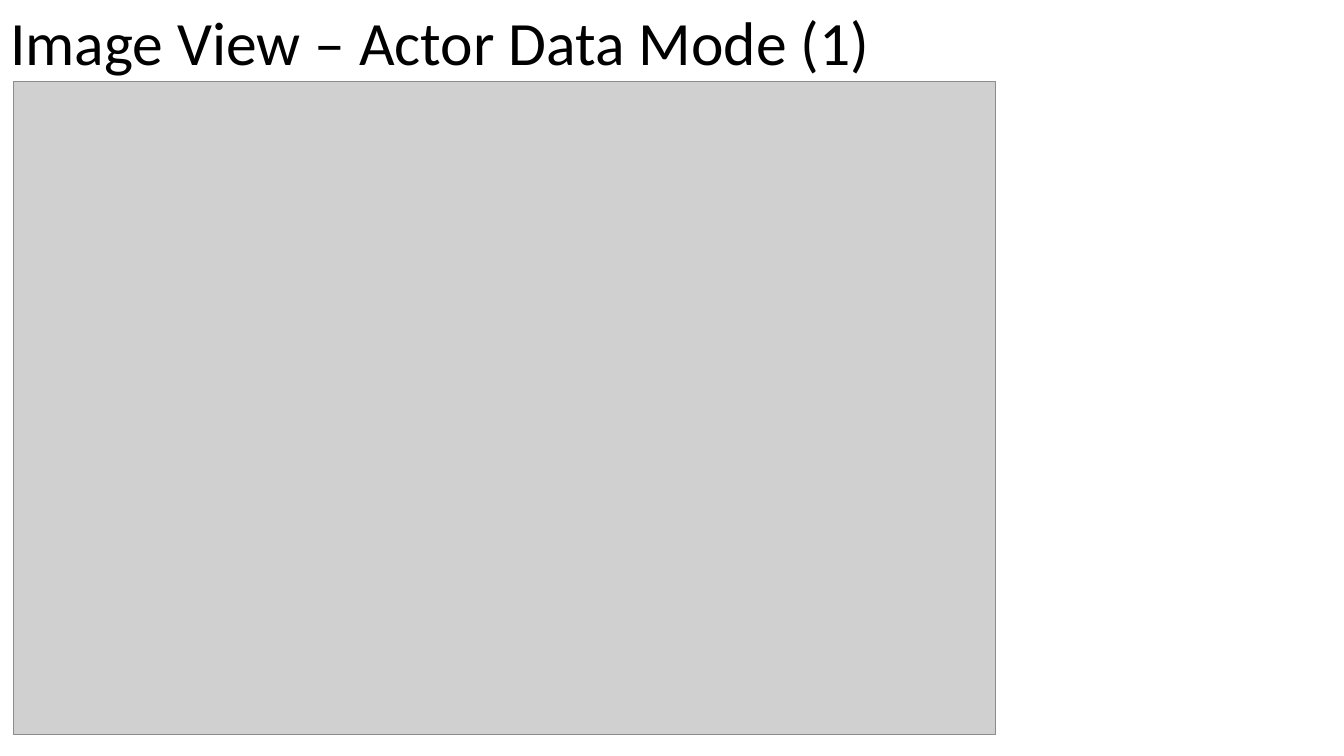
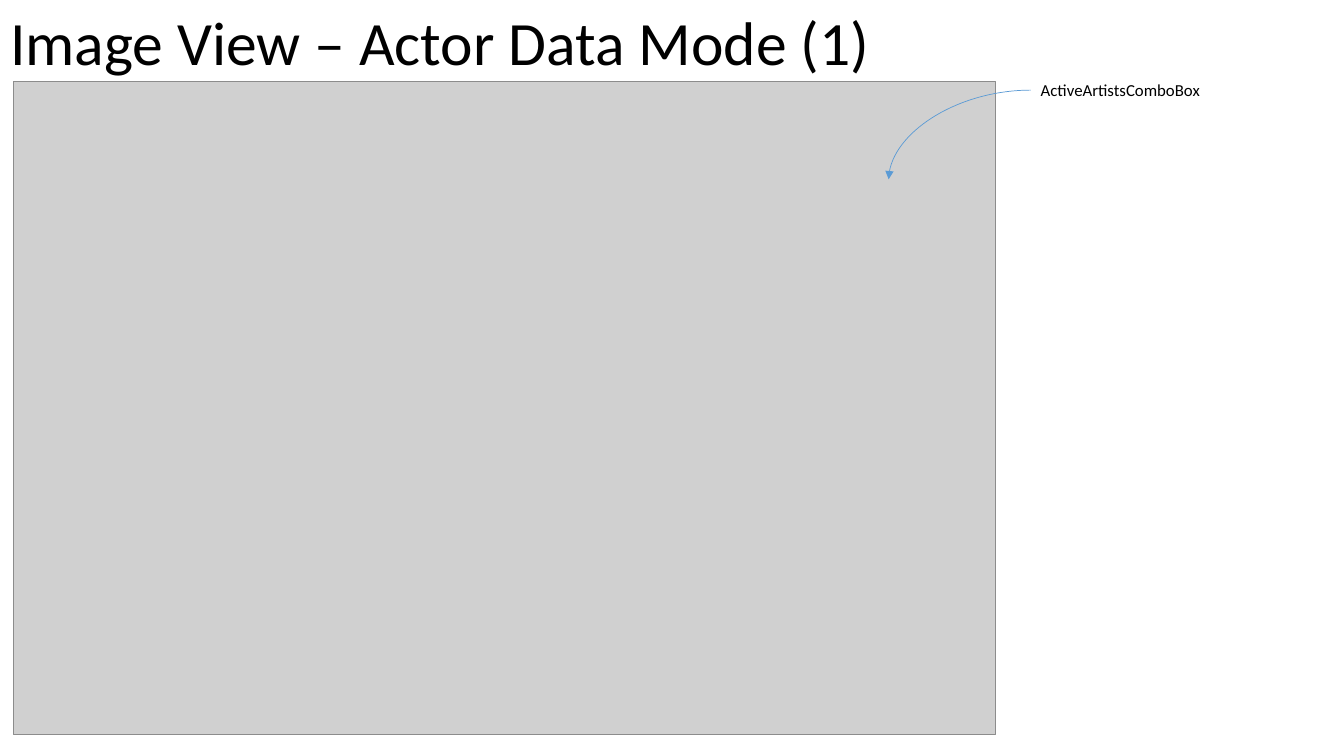
Before and after one commit to SamBergase/PhotoEditor00002, a slide deck: slide 8 of Documentation/SSDD-PhotoEditor.pptx (slide 7 before the commit). Drawn at 1344x756 pixels with LibreOffice and Linux fonts; fonts in the diff are those of the drawing; grey boxes stand for pictures. Boxes give left, top, right and bottom in pixels: in the first picture for what was removed or moved away, otherwise in the second. Text is boxed around its words. In the diff, an @@ line names an element or a change of style, - is before the commit and + after.

```diff
--- a/Documentation/SSDD-PhotoEditor.pptx
+++ b/Documentation/SSDD-PhotoEditor.pptx
@@ text added at [1041, 84, 1200, 96], 12 pt, text #000000 @@
+ActiveArtistsComboBox
@@ curved arrow added from (1031, 90) to (889, 179), #5B9BD5 0.5 pt @@
```
Also in this commit, not shown: 1 other slide changed, 2 slides added, 50 other files.
